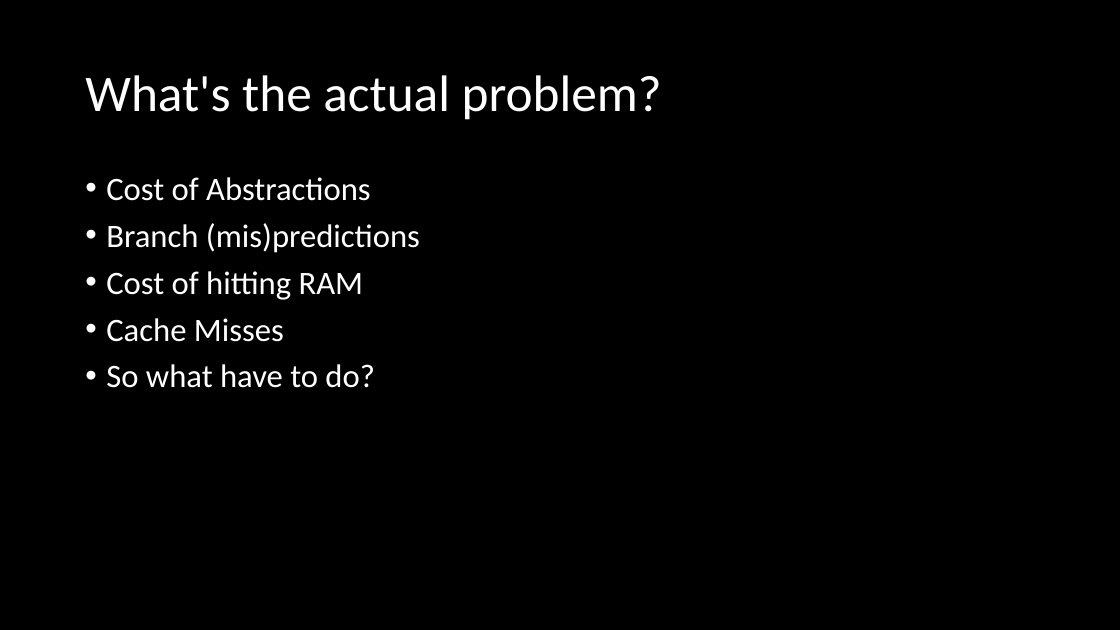
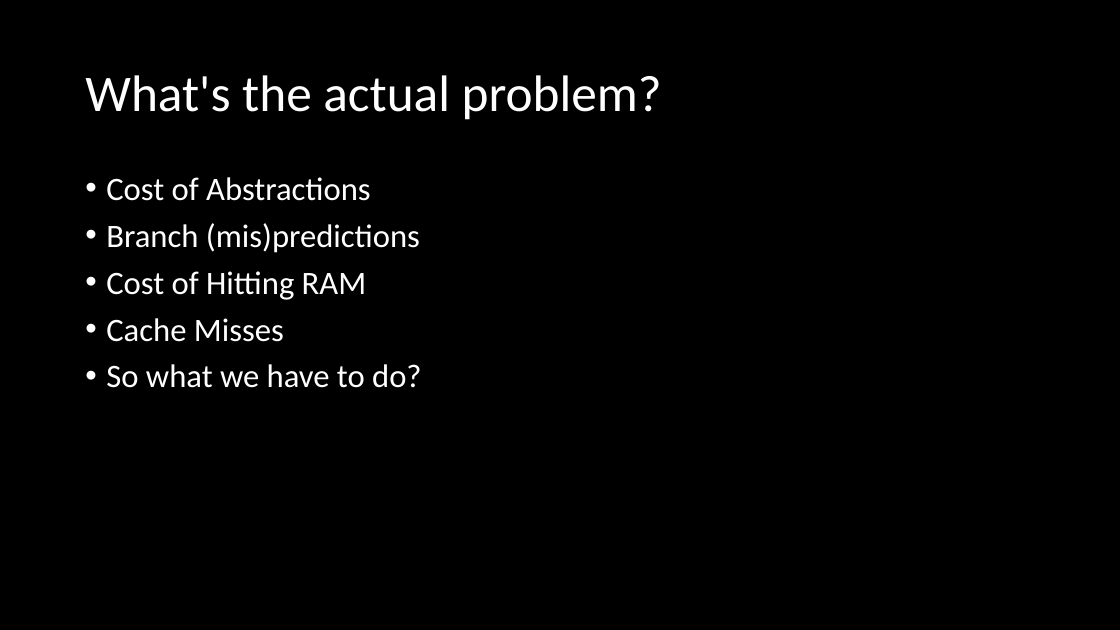
Before and after one commit to omidshahbazi/DODSample, a slide deck: slide 7 of Presentation/Presentation.pptx. Drawn at 1120x630 pixels with LibreOffice and Linux fonts; fonts in the diff are those of the drawing. Boxes give left, top, right and bottom in pixels: in the first picture for what was removed or moved away, otherwise in the second. Text is boxed around its words. In the diff, an @@ line names an element or a change of style, - is before the commit and + after.

```diff
--- a/Presentation/Presentation.pptx
+++ b/Presentation/Presentation.pptx
@@ text at (106, 271, 366, 300): text changed @@
-• Cost of hitting RAM
+• Cost of Hitting RAM
@@ text at (106, 364, 421, 388): text changed @@
-• So what have to do?
+• So what we have to do?
```
Also in this commit, not shown: 4 other slides changed, 3 other files.
